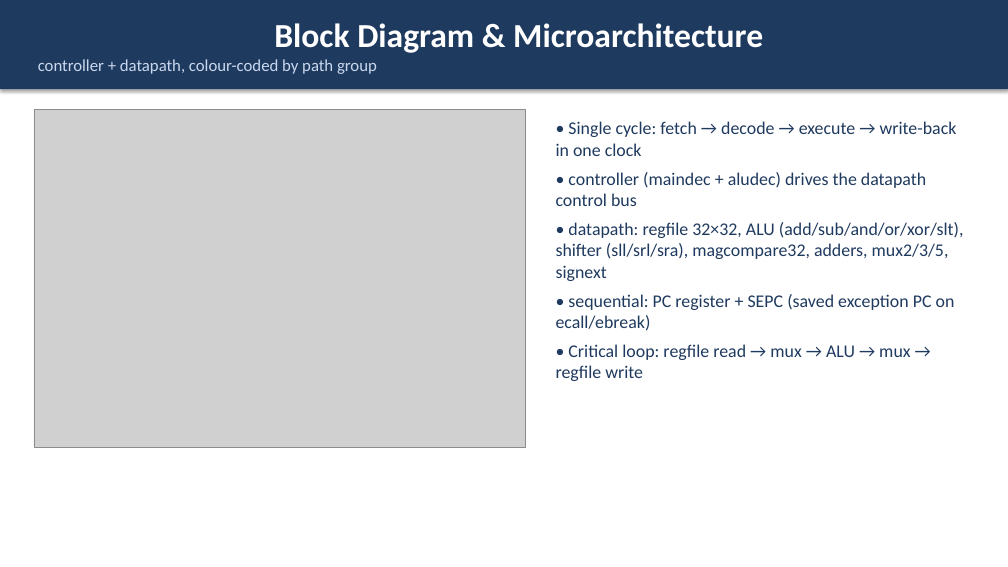
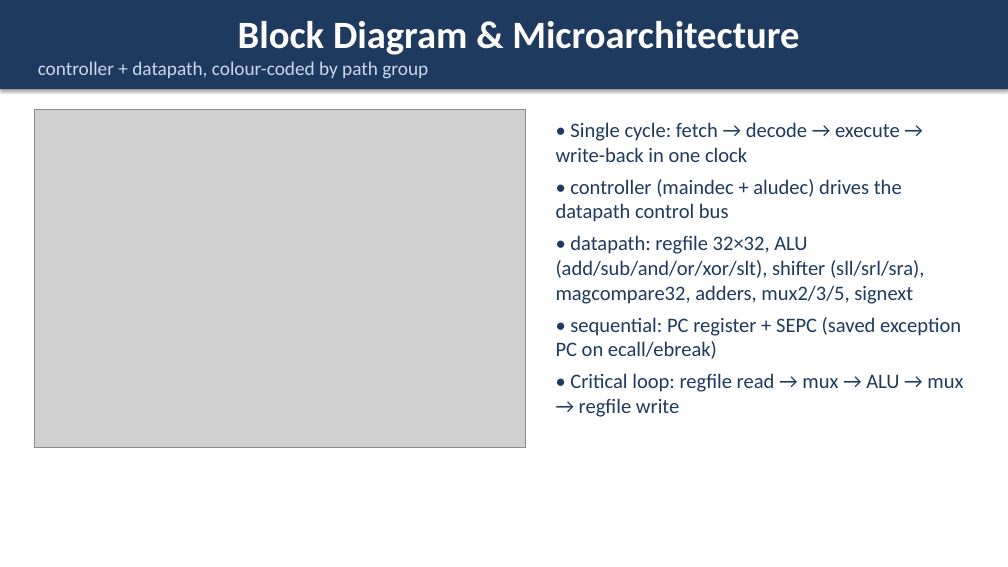
Before and after one commit to wuhannus/lunarch, a slide deck: slide 4 of flow/LUNARCH_AI_Driven_Chip_Design.pptx. Drawn at 1008x567 pixels with LibreOffice and Linux fonts; fonts in the diff are those of the drawing; grey boxes stand for pictures. Boxes give left, top, right and bottom in pixels: in the first picture for what was removed or moved away, otherwise in the second. Text is boxed around its words. In the diff, an @@ line names an element or a change of style, - is before the commit and + after.

```diff
--- a/flow/LUNARCH_AI_Driven_Chip_Design.pptx
+++ b/flow/LUNARCH_AI_Driven_Chip_Design.pptx
@@ rectangle "Block Diagram & Microarchitecture" at <box>0,0,1008,89</box>: size 32 to 36.8 pt in "Block Diagram & Microarchitecture"; size 16 to 18.4 pt in "controller + datapath, colour-coded by path group" @@
@@ text "• Single cycle: fetch → ..." at <box>556,122,963,417</box>: size 17 to 19.5 pt @@
```
Also in this commit, not shown: 18 other slides changed, 1 slide added, 1 other file.
